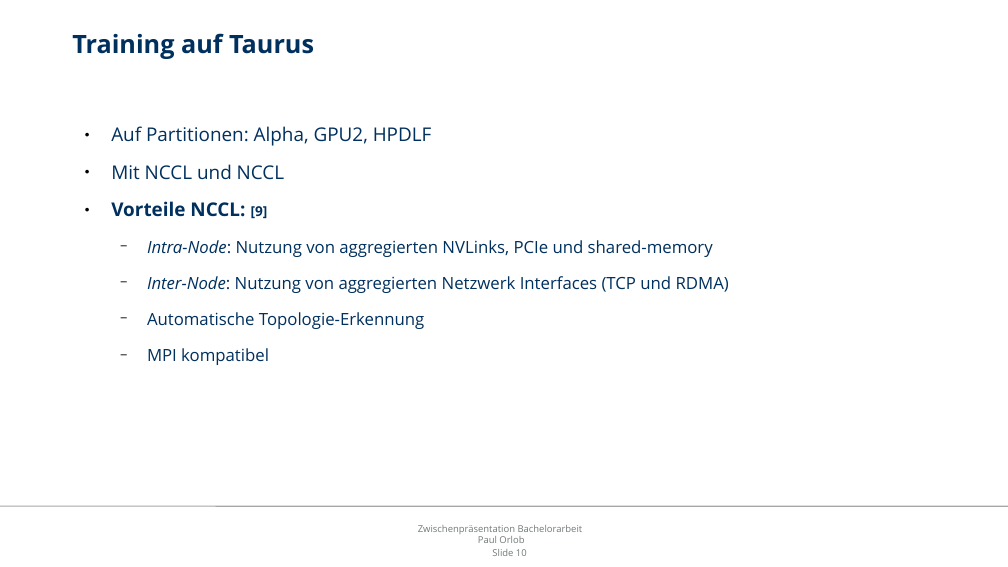
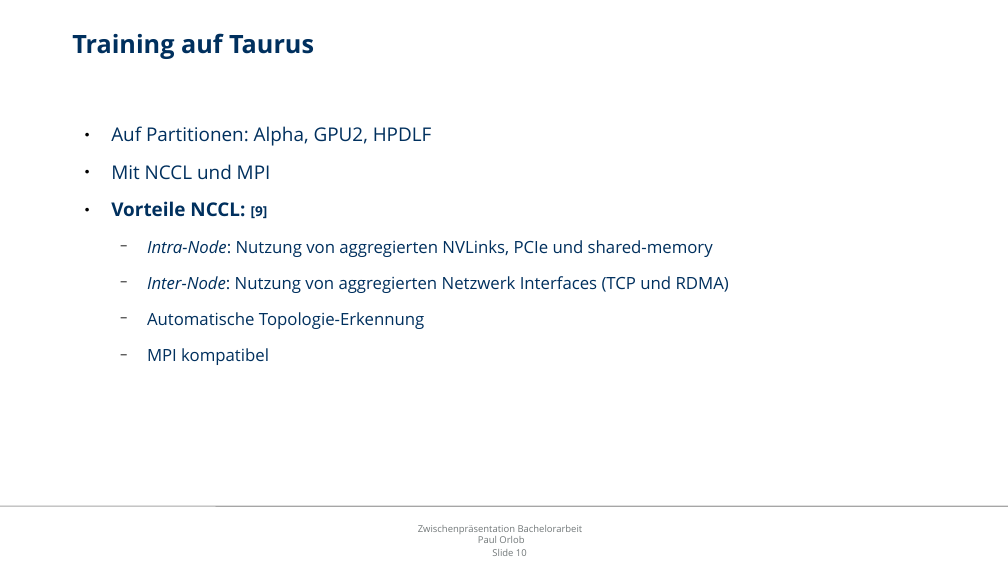
Before and after one commit to orlopau/bachelor-thesis-code, a slide deck: slide 10 of thesis/presentation.odp. Drawn at 1008x567 pixels with LibreOffice and Linux fonts; fonts in the diff are those of the drawing; background and template pictures are left out. Boxes give left, top, right and bottom in pixels: in the first picture for what was removed or moved away, otherwise in the second. Text is boxed around its words. In the diff, an @@ line names an element or a change of style, - is before the commit and + after.

```diff
--- a/thesis/presentation.odp
+++ b/thesis/presentation.odp
@@ text at box(111, 164, 271, 180): text changed @@
-● Mit NCCL und NCCL
+● Mit NCCL und MPI
```
Also in this commit, not shown: 1 other slide changed, 10 other files.
